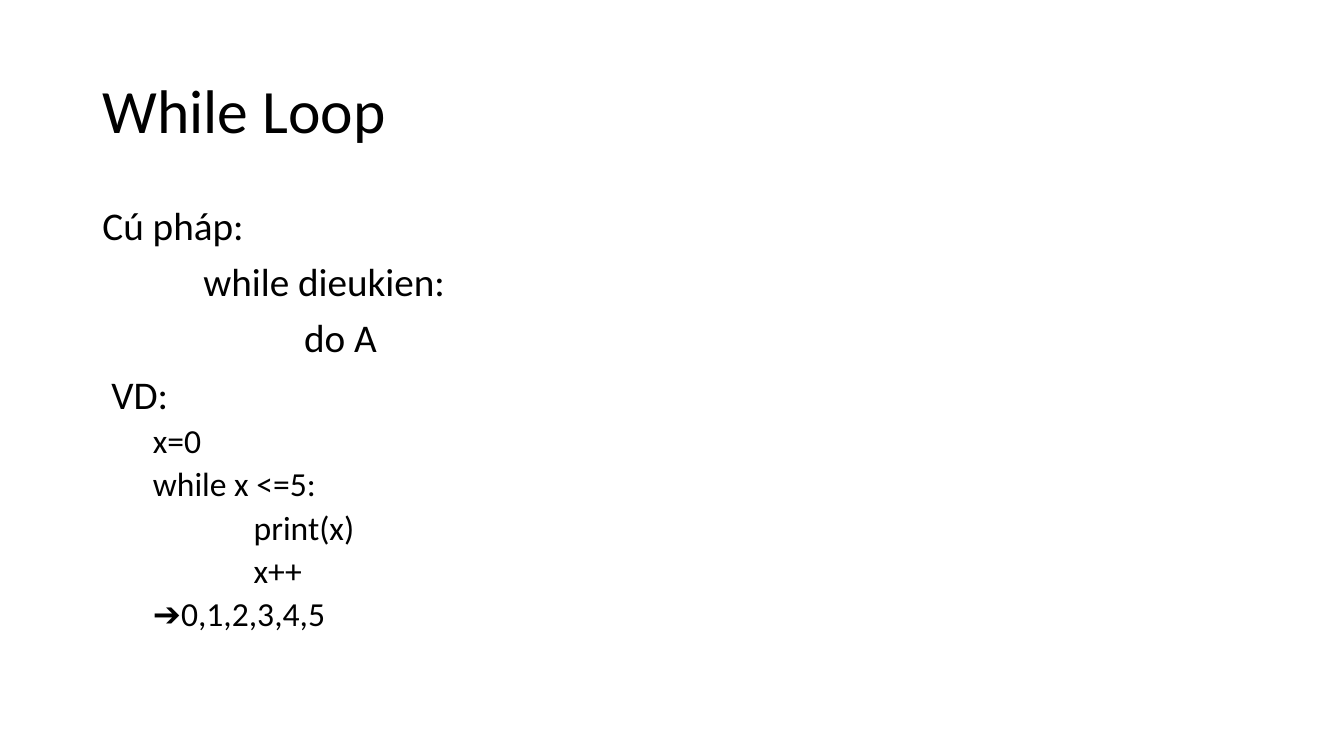
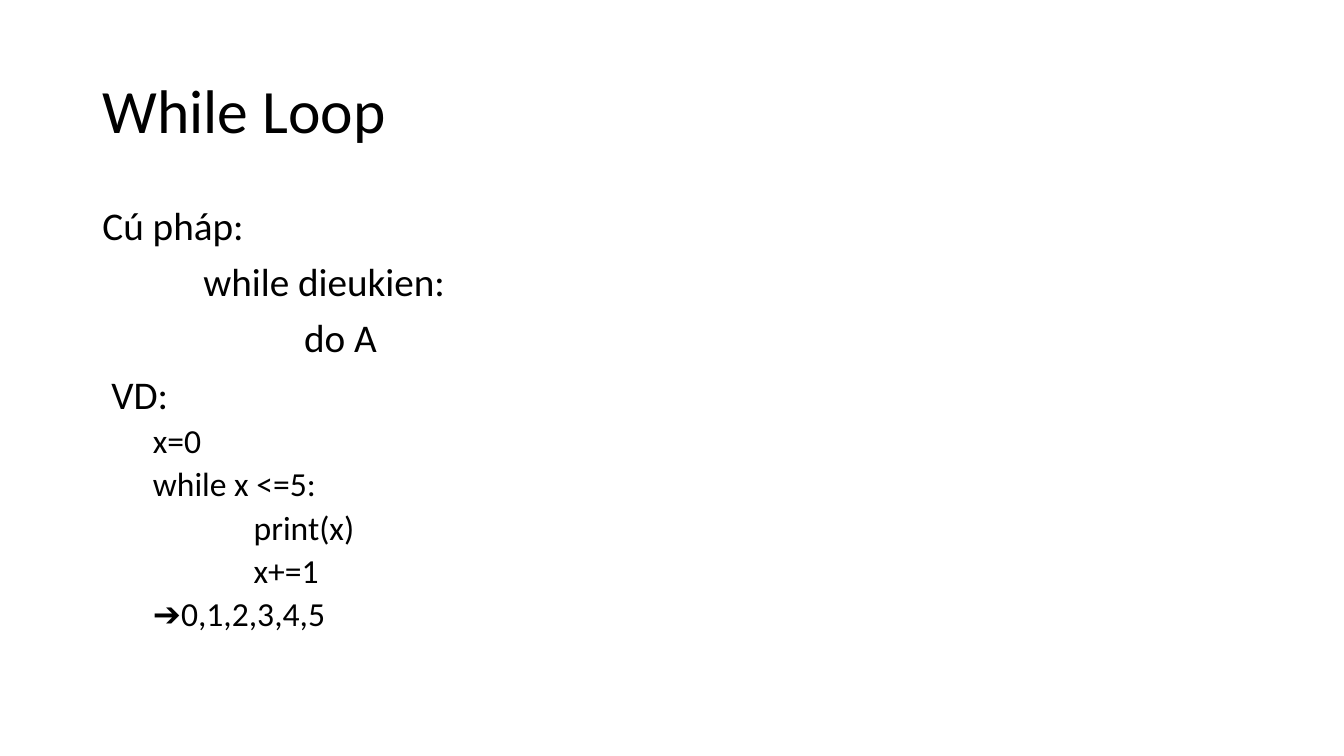
Before and after one commit to levinhhoang16/PyOpenCVCourse, a slide deck: slide 45 of Lecture/[01]PythonCoban.pptx. Drawn at 1344x756 pixels with LibreOffice and Linux fonts; fonts in the diff are those of the drawing. Boxes give left, top, right and bottom in pixels: in the first picture for what was removed or moved away, otherwise in the second. Text is boxed around its words. In the diff, an @@ line names an element or a change of style, - is before the commit and + after.

```diff
--- a/Lecture/[01]PythonCoban.pptx
+++ b/Lecture/[01]PythonCoban.pptx
@@ text at <box>254,561,319,583</box>: text changed @@
-  x++
+  x+=1
```
Also in this commit, not shown: 2 other slides changed, 19 other files.
